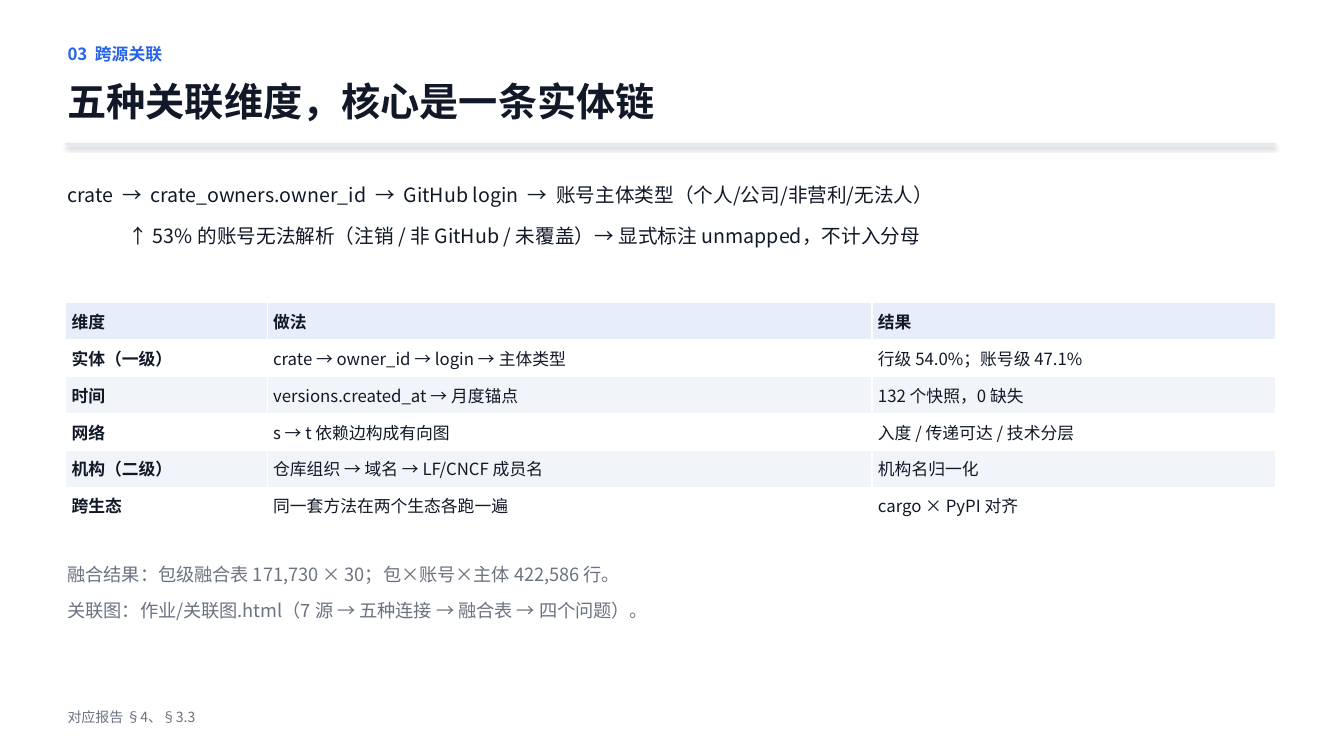
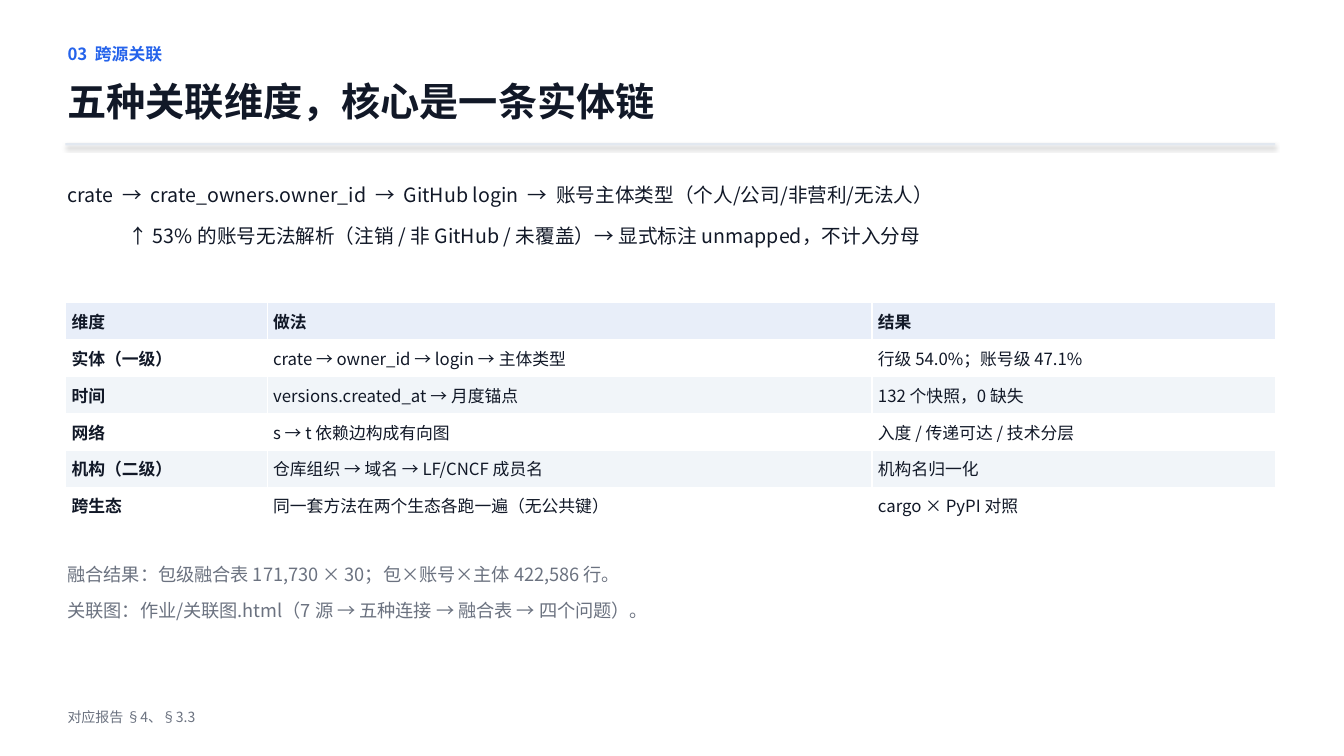
Before and after one commit to lzt-2077/opensource-infra-midterm, a slide deck: slide 4 of 中期展示.pptx. Drawn at 1344x756 pixels with LibreOffice and Linux fonts; fonts in the diff are those of the drawing. Boxes give left, top, right and bottom in pixels: in the first picture for what was removed or moved away, otherwise in the second. Text is boxed around its words. In the diff, an @@ line names an element or a change of style, - is before the commit and + after.

Commit message:
Q4 独立成页：两生态头部对照（S1×S2），图集 9 张，PPT 15 页

```diff
--- a/中期展示.pptx
+++ b/中期展示.pptx
@@ table at (66, 302, 1275, 524) @@
-row 6, column 2: 同一套方法在两个生态各跑一遍
+row 6, column 2: 同一套方法在两个生态各跑一遍（无公共键）
-row 6, column 3: cargo × PyPI 对齐
+row 6, column 3: cargo × PyPI 对照
```
Also in this commit, not shown: 4 other slides changed, 1 slide added, 11 other files.
